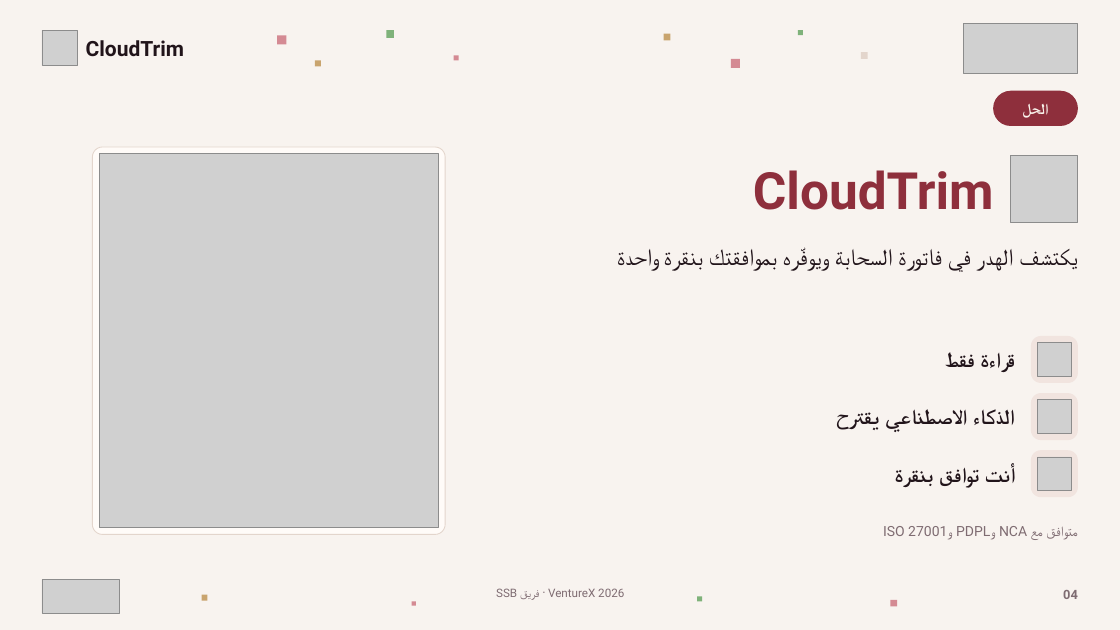
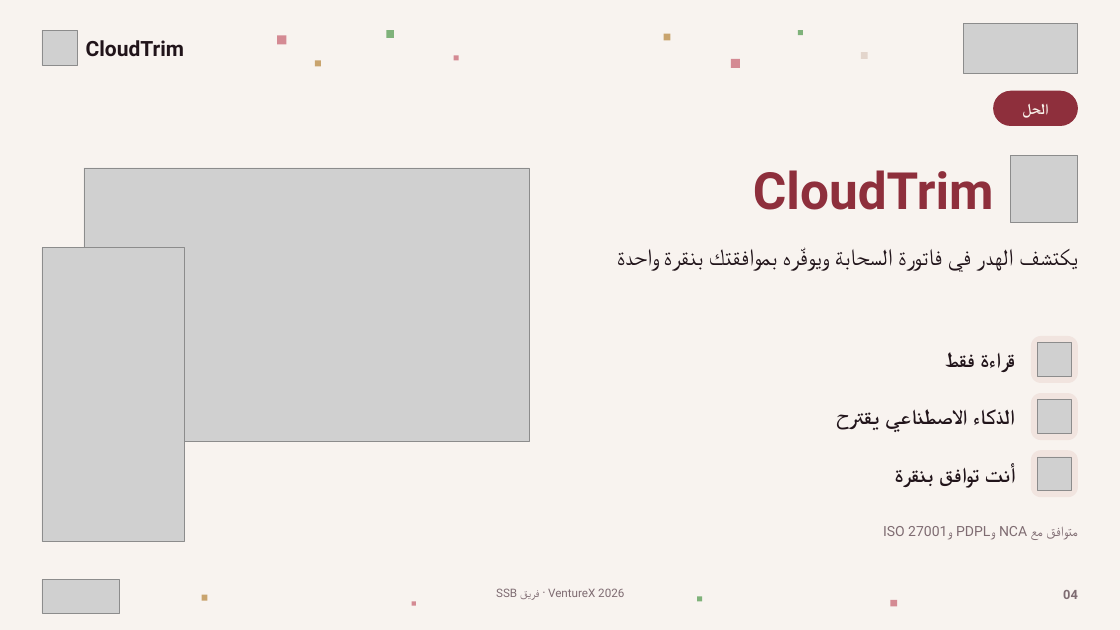
Before and after one commit to sulaimanmokhaniq/cloudtrim, a slide deck: slide 4 of pitch/SSB_VentureX.pptx. Drawn at 1120x630 pixels with LibreOffice and Linux fonts; fonts in the diff are those of the drawing; grey boxes stand for pictures. Boxes give left, top, right and bottom in pixels: in the first picture for what was removed or moved away, otherwise in the second. Text is boxed around its words. In the diff, an @@ line names an element or a change of style, - is before the commit and + after.

```diff
--- a/pitch/SSB_VentureX.pptx
+++ b/pitch/SSB_VentureX.pptx
@@ rounded rectangle removed at box(92, 147, 445, 534) @@
@@ picture: place and size @@
-picture at box(99, 154, 439, 528)
+picture at box(84, 168, 529, 441)
@@ picture added at box(42, 248, 184, 542) @@
```
Also in this commit, not shown: 1 other slide changed.
